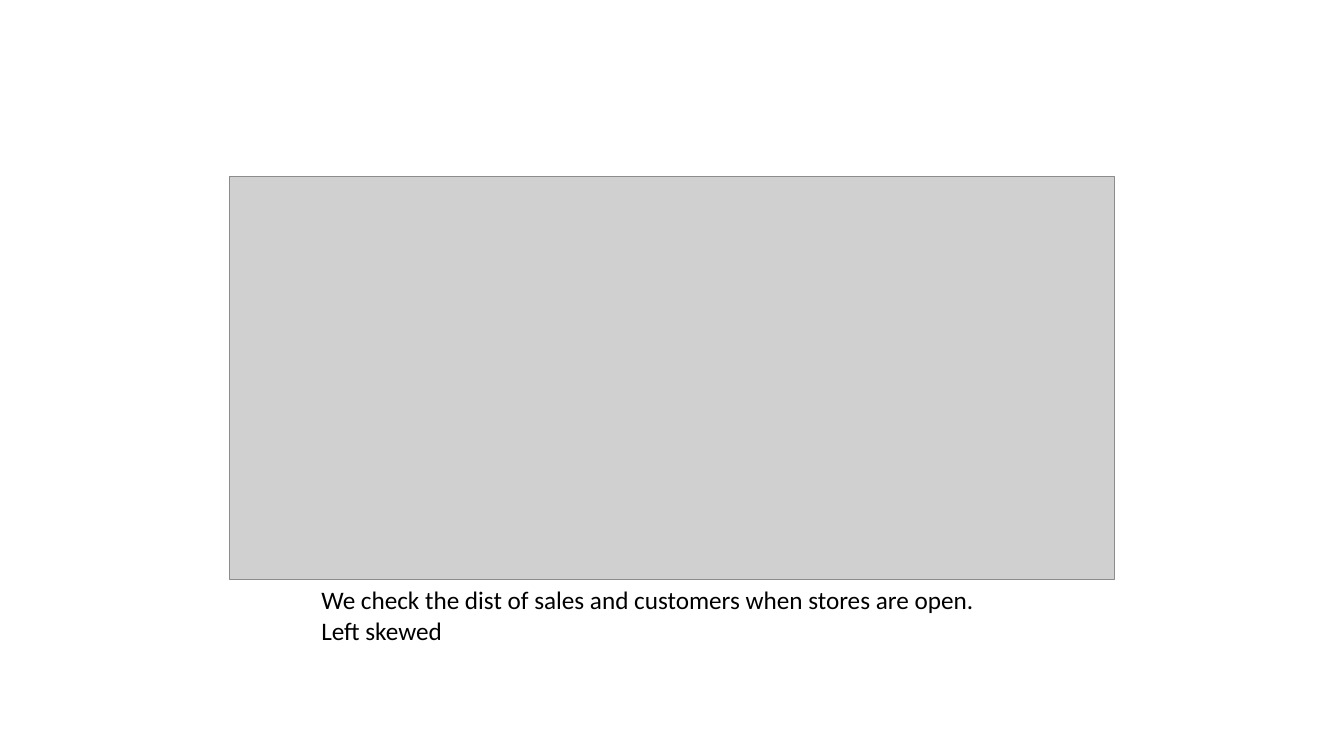
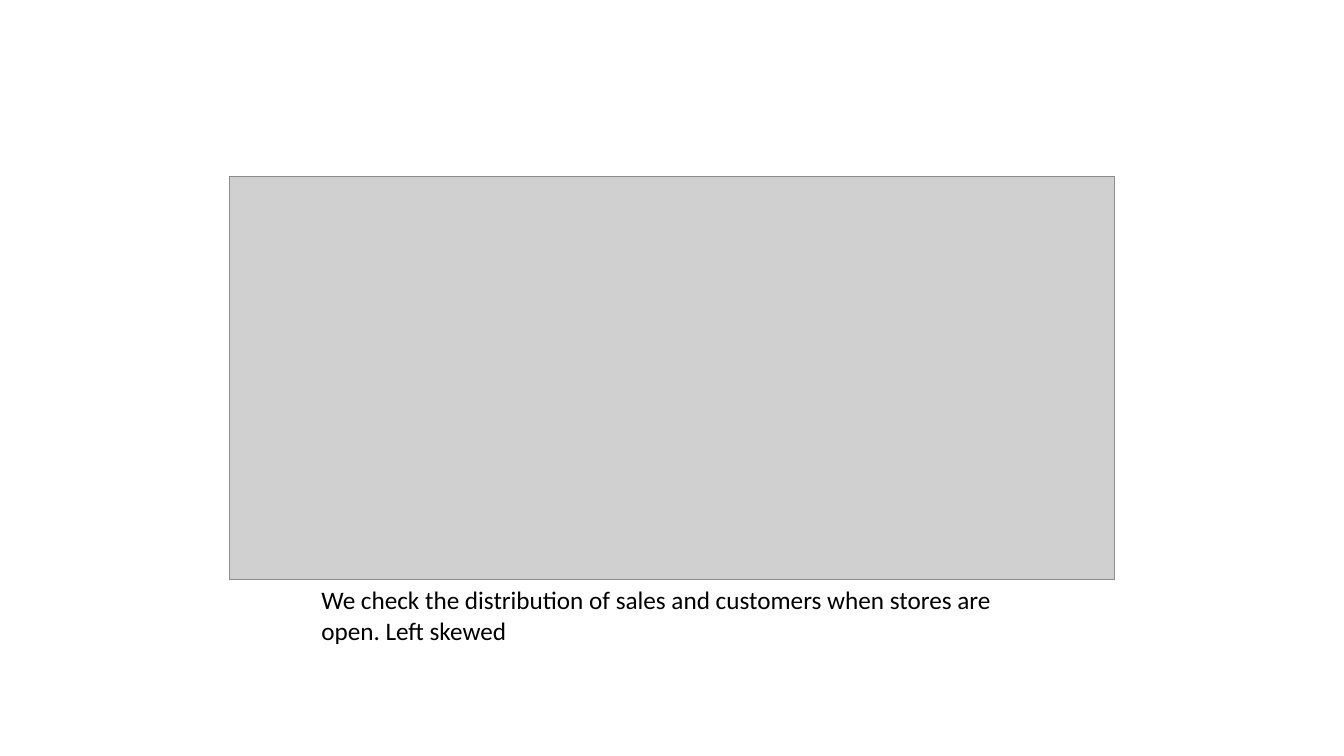
Before and after one commit to ogegulec/EC-48W-Summer-2019, a slide deck: slide 4 of FinalProjects/Group The Five Horsemen/dataexpreport.pptx. Drawn at 1344x756 pixels with LibreOffice and Linux fonts; fonts in the diff are those of the drawing; grey boxes stand for pictures. Boxes give left, top, right and bottom in pixels: in the first picture for what was removed or moved away, otherwise in the second. Text is boxed around its words. In the diff, an @@ line names an element or a change of style, - is before the commit and + after.

```diff
--- a/FinalProjects/Group The Five Horsemen/dataexpreport.pptx
+++ b/FinalProjects/Group The Five Horsemen/dataexpreport.pptx
@@ text at (321, 591, 990, 644): text changed @@
-We check the dist of sales and customers when stores are open. Left skewed
+We check the distribution of sales and customers when stores are open. Left skewed
```
Also in this commit, not shown: 5 other slides changed, 1 slide added.
